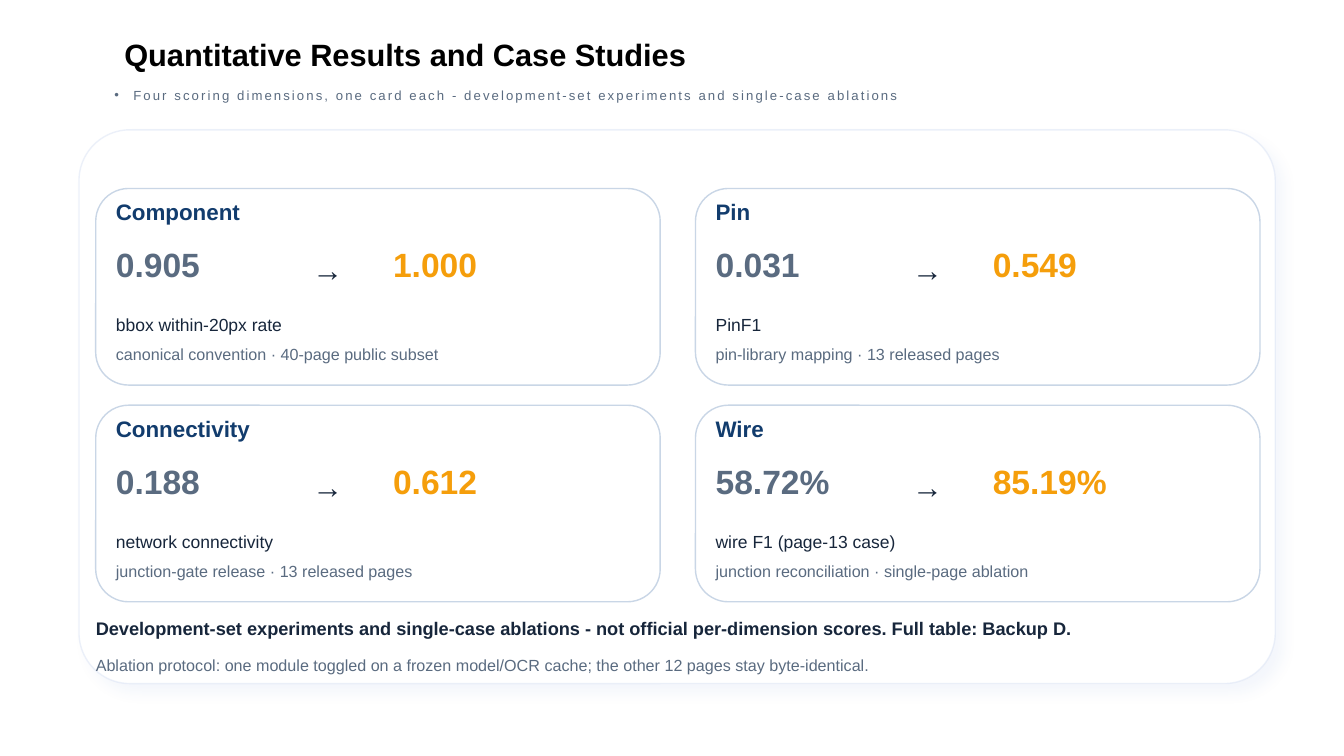
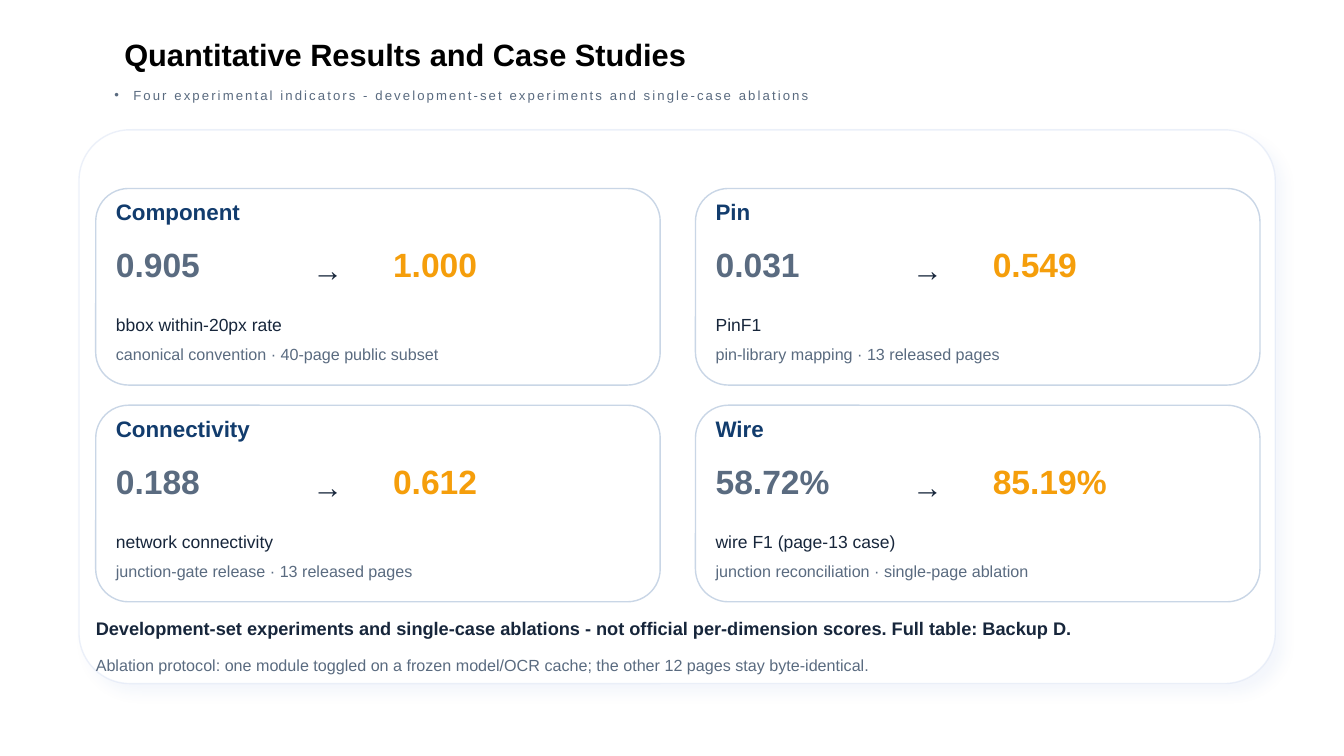
Before and after one commit to zc-cc1/pcb-schematic-parser, a slide deck: slide 10 of docs/eda_final_defense/slides/EDA精英挑战赛_决赛答辩_官方模板版.pptx. Drawn at 1344x756 pixels with LibreOffice and Linux fonts; fonts in the diff are those of the drawing; background and template pictures are left out. Boxes give left, top, right and bottom in pixels: in the first picture for what was removed or moved away, otherwise in the second. Text is boxed around its words. In the diff, an @@ line names an element or a change of style, - is before the commit and + after.

```diff
--- a/docs/eda_final_defense/slides/EDA精英挑战赛_决赛答辩_官方模板版.pptx
+++ b/docs/eda_final_defense/slides/EDA精英挑战赛_决赛答辩_官方模板版.pptx
@@ text at (x1=133, y1=90, x2=808, y2=103): text changed @@
-• Four scoring dimensions, one card each - development-set experiments and single-case ablations
+• Four experimental indicators - development-set experiments and single-case ablations
```
Also in this commit, not shown: 15 other slides changed, 31 other files.
